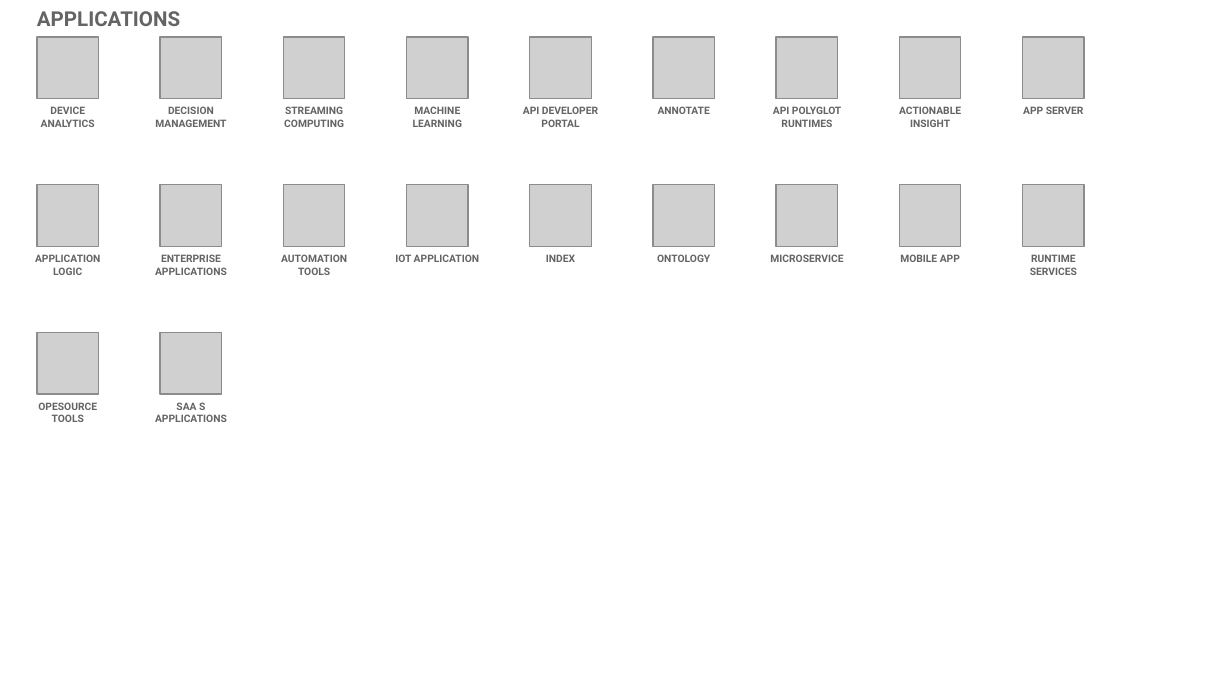
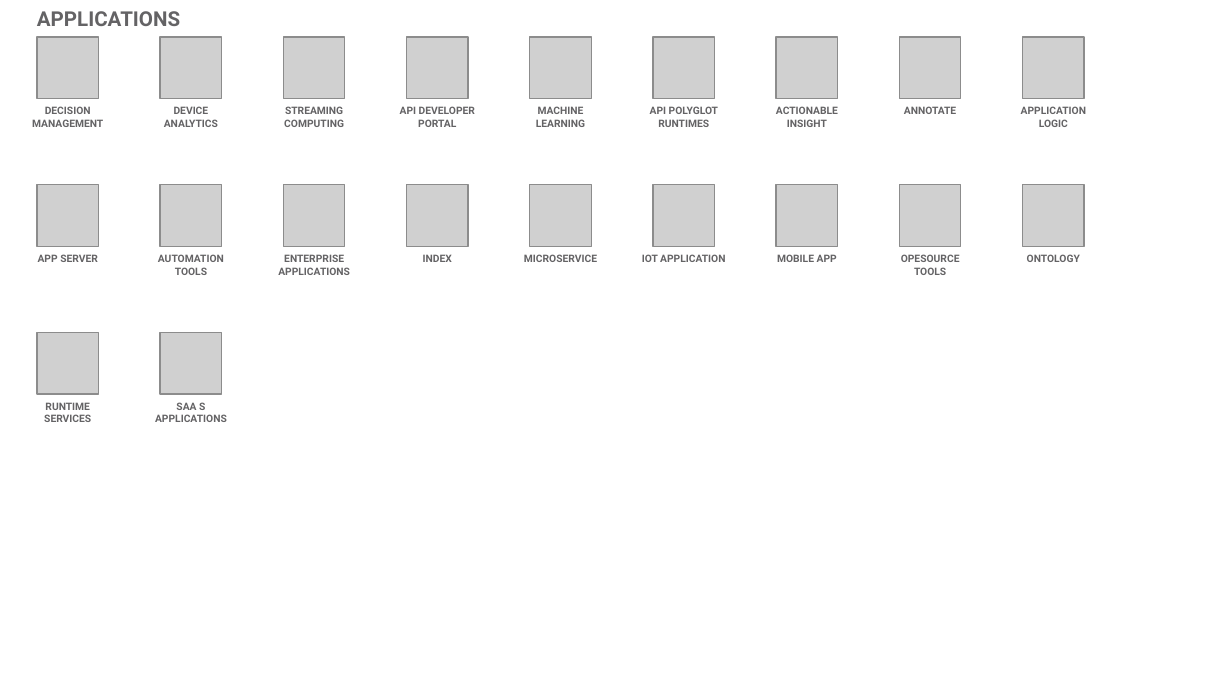
Before and after one commit to l2fprod/myarchitecture, a slide deck: slide 14 of mycatalog-architecture-diagram-template.pptx. Drawn at 1232x693 pixels with LibreOffice and Linux fonts; fonts in the diff are those of the drawing; grey boxes stand for pictures. Boxes give left, top, right and bottom in pixels: in the first picture for what was removed or moved away, otherwise in the second. Text is boxed around its words. In the diff, an @@ line names an element or a change of style, - is before the commit and + after.

```diff
--- a/mycatalog-architecture-diagram-template.pptx
+++ b/mycatalog-architecture-diagram-template.pptx
@@ text "ANNOTATE" moved from (x1=658, y1=106, x2=710, y2=114) to (x1=904, y1=106, x2=956, y2=114) @@
@@ text at (x1=1021, y1=106, x2=1086, y2=127): text changed @@
-APP SERVER
+APPLICATION LOGIC
@@ text at (x1=38, y1=254, x2=98, y2=262): text changed @@
-APPLICATION LOGIC
+APP SERVER
@@ 3 texts moved together from (x1=41, y1=106, x2=462, y2=275) to (x1=164, y1=106, x2=585, y2=275) @@
@@ text removed at (x1=395, y1=254, x2=479, y2=262) @@
-IOT APPLICATION
@@ text "MICROSERVICE" moved from (x1=770, y1=254, x2=843, y2=262) to (x1=524, y1=254, x2=597, y2=262) @@
@@ text at (x1=642, y1=254, x2=725, y2=262): text changed @@
-ONTOLOGY
+IOT APPLICATION
@@ 7 texts moved together from (x1=155, y1=106, x2=961, y2=275) to (x1=32, y1=106, x2=838, y2=275) @@
@@ text added at (x1=901, y1=254, x2=960, y2=275), 6 pt, text #646365, bold @@
+OPESOURCE TOOLS
@@ text at (x1=1027, y1=254, x2=1080, y2=262): text changed @@
-RUNTIME SERVICES
+ONTOLOGY
@@ text at (x1=44, y1=402, x2=91, y2=422): text changed @@
-OPESOURCE TOOLS
+RUNTIME SERVICES
```
Also in this commit, not shown: 11 other slides changed, 1 slide added, 1 slide removed.
